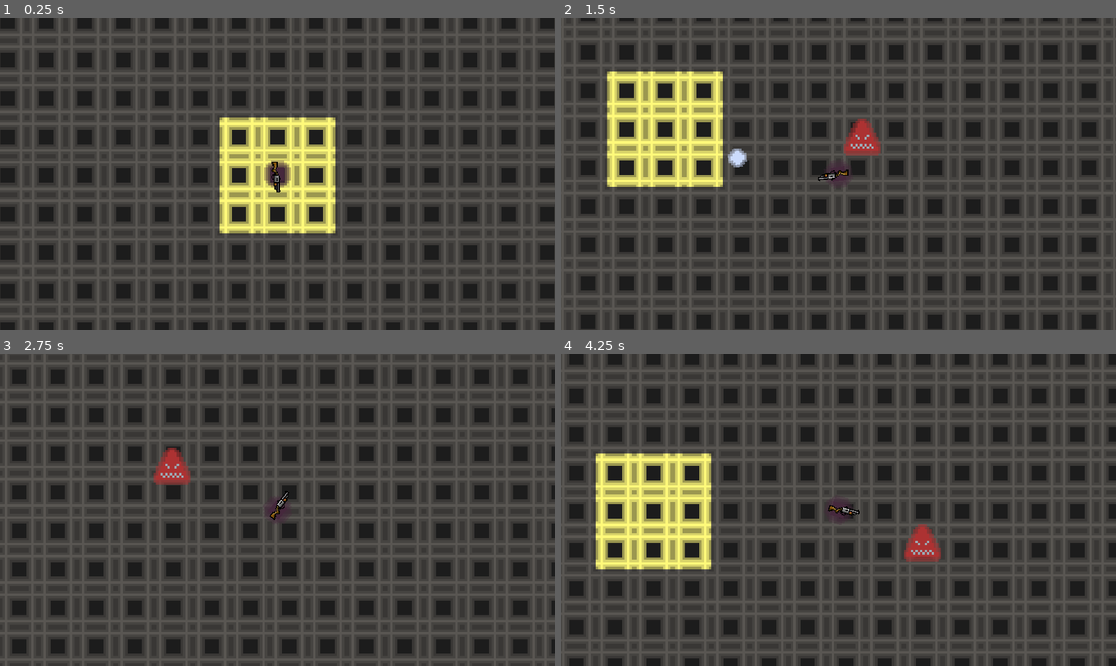
Above: before the commit, frames 1-4 (two rows, left to right).
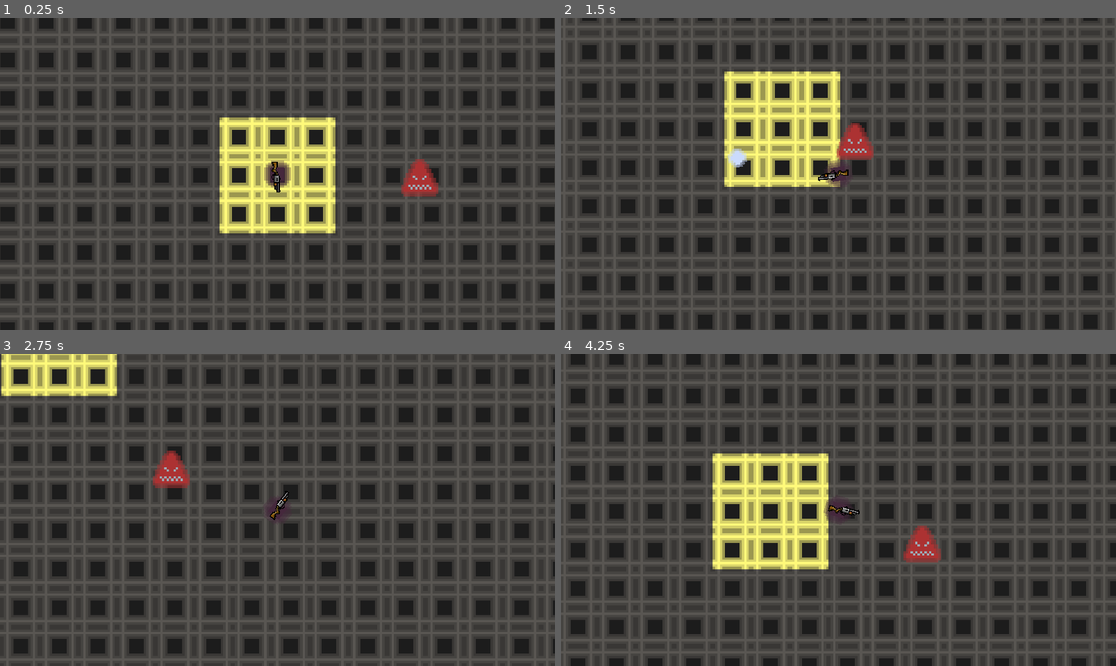
Above: after the commit, the same moments.

Repository: SosiskaKillerS/Battle-of-Shapes--Cubes-vs.-Triangles
Game: Godot game, scene res://world/world.tscn
Same seed, same stepped clock (60 frames per second), same inputs: the game is played once before the commit and once after it.
Inputs (mouse positions are in pixels of both pictures, inside the frame that each line leads up to):
- Up to frame 1 (0.25 s): no input
- Up to frame 2 (1.5 s): move the mouse to (960, 158) at 0.52 s; hold D (RIGHT) 0.53-1.28 s; click (960, 158) at 0.6 s; move the mouse to (727, 189) at 1.27 s; hold S (DOWN) from 1.28 s (still down); click (727, 189) at 1.35 s
- Up to frame 3 (2.75 s): move the mouse to (333, 441) at 2.02 s; release S (DOWN) at 2.03 s; hold D (RIGHT) from 2.03 s (still down); click (333, 441) at 2.1 s
- Up to frame 4 (4.25 s): move the mouse to (810, 572) at 2.77 s; release D (RIGHT) at 2.78 s; hold W (UP) 2.78-3.53 s; click (810, 572) at 2.85 s; move the mouse to (1005, 556) at 3.52 s; hold A (LEFT) from 3.53 s (still down); click (1005, 556) at 3.6 s

The runs differ from the first frame. In frame 1, 0.6% of the frame differs, in the area x 72-79%, y 45-58%; in frame 2, 16%, in the area x 3-97%, y 0-100%; in frame 3, 5.2%; in frame 4, 16%.

Commit message:
little changes

Diff:
--- a/mobs/enemy_1.gd
+++ b/mobs/enemy_1.gd
@@ -15,6 +15,6 @@
 
 
 func _physics_process(_delta):
-	var direction = global_position.direction_to(player.global_position)
-	velocity  = direction*SPEED
+	var direction = (player.position - position).normalized()
+	velocity = direction * SPEED
 	move_and_slide()
--- a/world/world.tscn
+++ b/world/world.tscn
@@ -28,6 +28,6 @@
 position = Vector2(1035, 531)
 
 [node name="Enemy1" parent="." instance=ExtResource("3_ch0hb")]
-position = Vector2(1193, 527)
+position = Vector2(1109, 533)
 
 [editable path="Player"]
